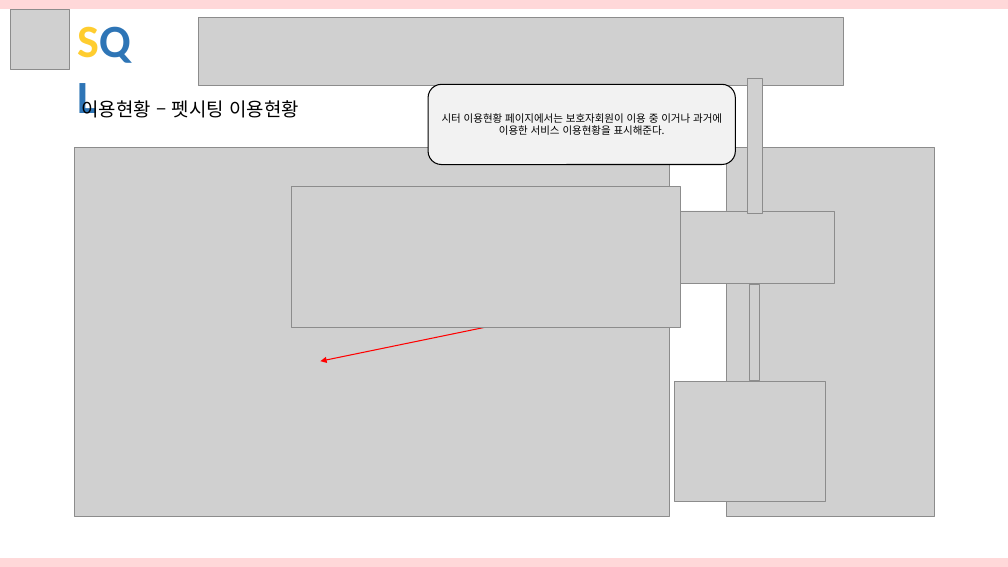
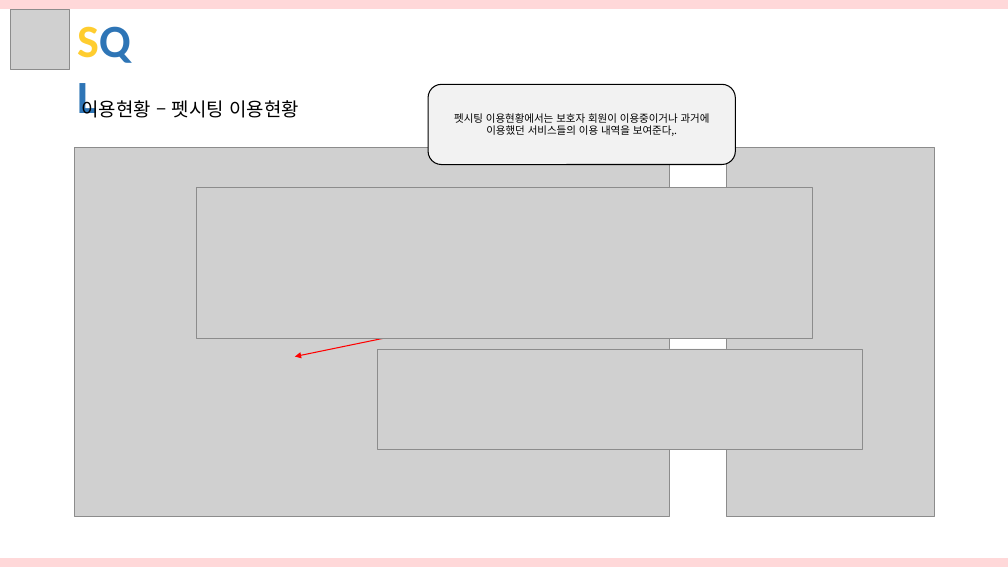
Before and after one commit to hhsw07/ezen-academy-projects, a slide deck: slide 4 of WebContent/hsw/3조 화면구현_hsw.pptx. Drawn at 1008x567 pixels with LibreOffice and Linux fonts; fonts in the diff are those of the drawing; grey boxes stand for pictures. Boxes give left, top, right and bottom in pixels: in the first picture for what was removed or moved away, otherwise in the second. Text is boxed around its words. In the diff, an @@ line names an element or a change of style, - is before the commit and + after.

```diff
--- a/WebContent/hsw/3조 화면구현_hsw.pptx
+++ b/WebContent/hsw/3조 화면구현_hsw.pptx
@@ picture removed at (198,17,843,86) @@
@@ picture removed at (747,78,763,213) @@
@@ text in rounded rectangle at (454,113,710,136): text changed @@
-시터 이용현황 페이지에서는 보호자회원이 이용 중 이거나 과거에 이용한 서비스 이용현황을 표시해준다.
+펫시팅 이용현황에서는 보호자 회원이 이용중이거나 과거에 이용했던 서비스들의 이용 내역을 보여준다,.
@@ picture: place and size @@
-picture at (292,186,681,327)
+picture at (196,188,812,338)
@@ picture removed at (665,211,835,284) @@
@@ picture removed at (749,284,760,380) @@
@@ arrow moved from (486, 327) - (321, 361) to (461, 323) - (295, 357) @@
@@ picture added at (377,349,862,451) @@
@@ picture removed at (675,381,827,501) @@
```
Also in this commit, not shown: 3 other slides changed, 2 other files.
